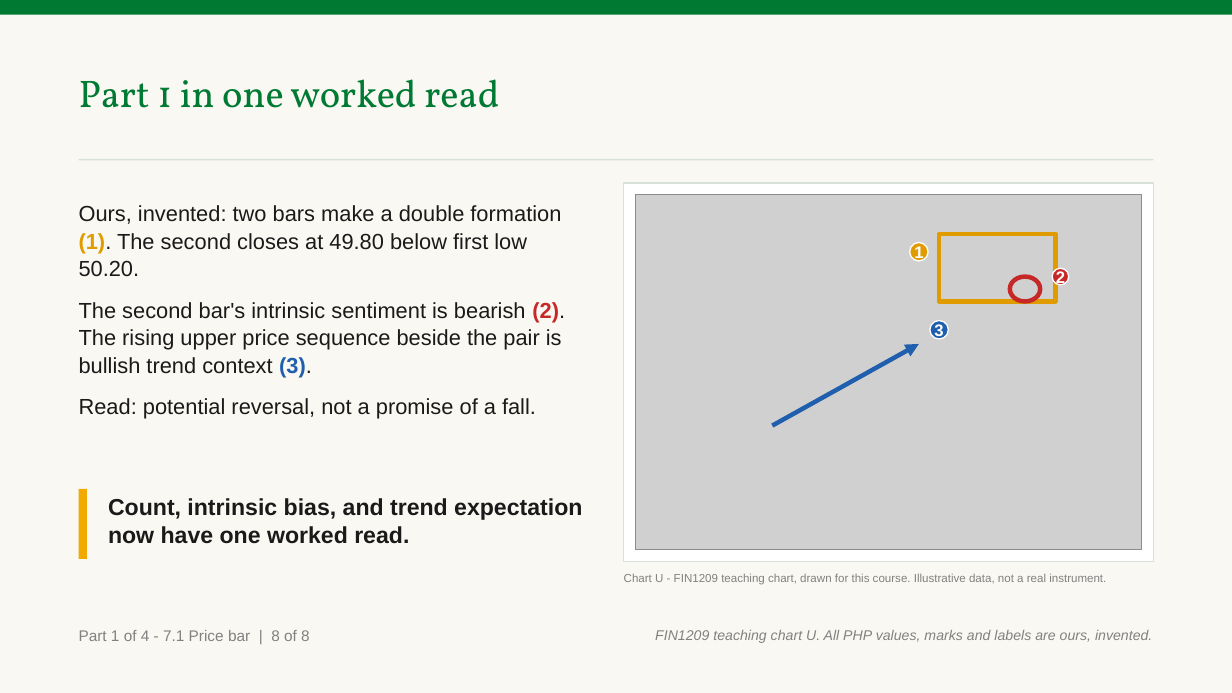
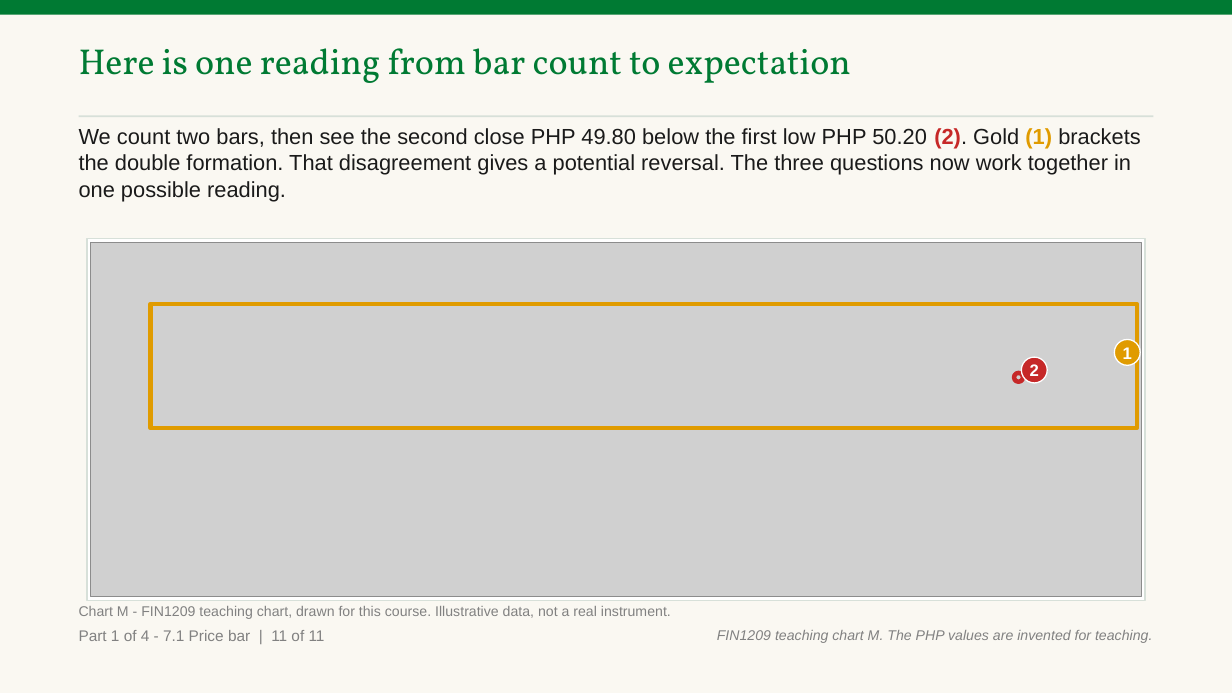
Before and after one commit to benjiesotelo-sudo/Telos_FIN1209, a slide deck: slide 25 of chapter-07/FIN1209-Chapter-07.pptx (slide 11 before the commit). Drawn at 1232x693 pixels with LibreOffice and Linux fonts; fonts in the diff are those of the drawing; grey boxes stand for pictures. Boxes give left, top, right and bottom in pixels: in the first picture for what was removed or moved away, otherwise in the second. Text is boxed around its words. In the diff, an @@ line names an element or a change of style, - is before the commit and + after.

Commit message:
Chapter 7: integrate parts and lay out every course chart by rule (#45)
* wip(ch7): integrate owner sections and shared chart layout

* fix(ch7): lay out marks with measured leader fallback and intact groups

* fix(ch7): preserve pair brackets and verify owner source conservation

* test(ch7): enforce glyph size chart width and complete mark coverage

* test(ch7): assert tick alignment and collision-free leader routes

* fix(ch7): reserve central badge routes and correct retrace anchors

* fix(ch7): retain semantic callouts alongside the four price labels

* feat(ch7): read each chart beside its sentences and split look-alikes

Fold the text slide written in front of each course chart onto the
chart's own slides, so a sentence that names a mark is read where the
mark is (checklist 12). Each sentence goes to the page that carries its
marks; the opening sentences stand on the first page and on any page
with no mark. A four-line text band above the chart replaces the old
three-line band, and the build fails if a sentence lands on no page.

Split Chart A into an exhaustion bar slide and a pin bar slide, each
with its own title, marks and sentences, numbered from 1 (checklist 26),
and move them to sit after the pin bar teaching, directly before the
check that asks what separates the two. The side-by-side recap is
dropped: two three-bar charts would not stay readable at the size rules.

Keep a four-bar pattern on one chart page instead of splitting it three
and one, so an island reversal shows both of its gaps together.

* fix(ch7): keep four-bar labels by their ticks and break level lines at labels

* fix(ch7): number split case slides from 1 and name each case instead of its side

* fix(ch7): keep column values off their columns and draw a zero line for falls

* build(ch7): rebuild the committed text deck from the integrated content

```diff
--- a/chapter-07/FIN1209-Chapter-07.pptx
+++ b/chapter-07/FIN1209-Chapter-07.pptx
@@ text at [79, 48, 851, 83]: text changed; size 30 to 28 pt @@
-Part 1 in one worked read
+Here is one reading from bar count to expectation
@@ rectangle: place and size @@
-rectangle at [79, 159, 1153, 161]
+rectangle at [79, 116, 1153, 117]
@@ text added at [79, 128, 1141, 201], 17 pt, text #1A1A1A @@
+We count two bars, then see the second close PHP 49.80 below the first low PHP 50.20 (2). Gold (1) brackets the double formation. That disagreement gives a potential reversal. The three questions now work together in one possible reading.
@@ text removed at [79, 205, 565, 419] @@
-Ours, invented: two bars make a double formation (1). The second closes at 49.80 below first low 50.20.
-The second bar's intrinsic sentiment is bearish (2). The rising upper price sequence beside the pair is bullish trend context (3).
-Read: potential reversal, not a promise of a fall.
@@ picture removed at [636, 195, 1141, 550] @@
@@ rectangle: place and size @@
-rectangle at [624, 183, 1153, 562]
+rectangle at [87, 238, 1145, 601]
@@ rectangle removed at [939, 234, 1055, 301] @@
@@ picture added at [91, 242, 1141, 597] @@
@@ rectangle added at [151, 304, 1137, 428], outline #E09B00 3.5 pt @@
@@ ellipse removed at [930, 321, 948, 339] @@
-3
@@ arrow removed from (773, 426) to (919, 344) @@
@@ ellipse "2": place and size @@
-ellipse "2" at [1053, 268, 1069, 285]
+ellipse "2" at [1021, 357, 1047, 383]
@@ ellipse "1": place and size @@
-ellipse "1" at [909, 242, 928, 261]
+ellipse "1" at [1115, 339, 1141, 365]
@@ ellipse: place and size @@
-ellipse at [1010, 276, 1041, 301]
+ellipse at [1014, 373, 1023, 383]
@@ rectangle removed at [79, 489, 87, 559] @@
@@ text removed at [108, 498, 582, 544] @@
-Count, intrinsic bias, and trend expectation now have one worked read.
@@ text at [79, 606, 671, 619]: text changed; size 9 to 11 pt @@
-Chart U - FIN1209 teaching chart, drawn for this course. Illustrative data, not a real instrument.
+Chart M - FIN1209 teaching chart, drawn for this course. Illustrative data, not a real instrument.
@@ text at [79, 630, 325, 641]: text changed @@
-Part 1 of 4 - 7.1 Price bar | 8 of 8
+Part 1 of 4 - 7.1 Price bar | 11 of 11
@@ text at [717, 630, 1152, 643]: text changed @@
-FIN1209 teaching chart U. All PHP values, marks and labels are ours, invented.
+FIN1209 teaching chart M. The PHP values are invented for teaching.
```
Also in this commit, not shown: 22 other slides changed, 217 slides added, 99 slides removed, 6 other files.
